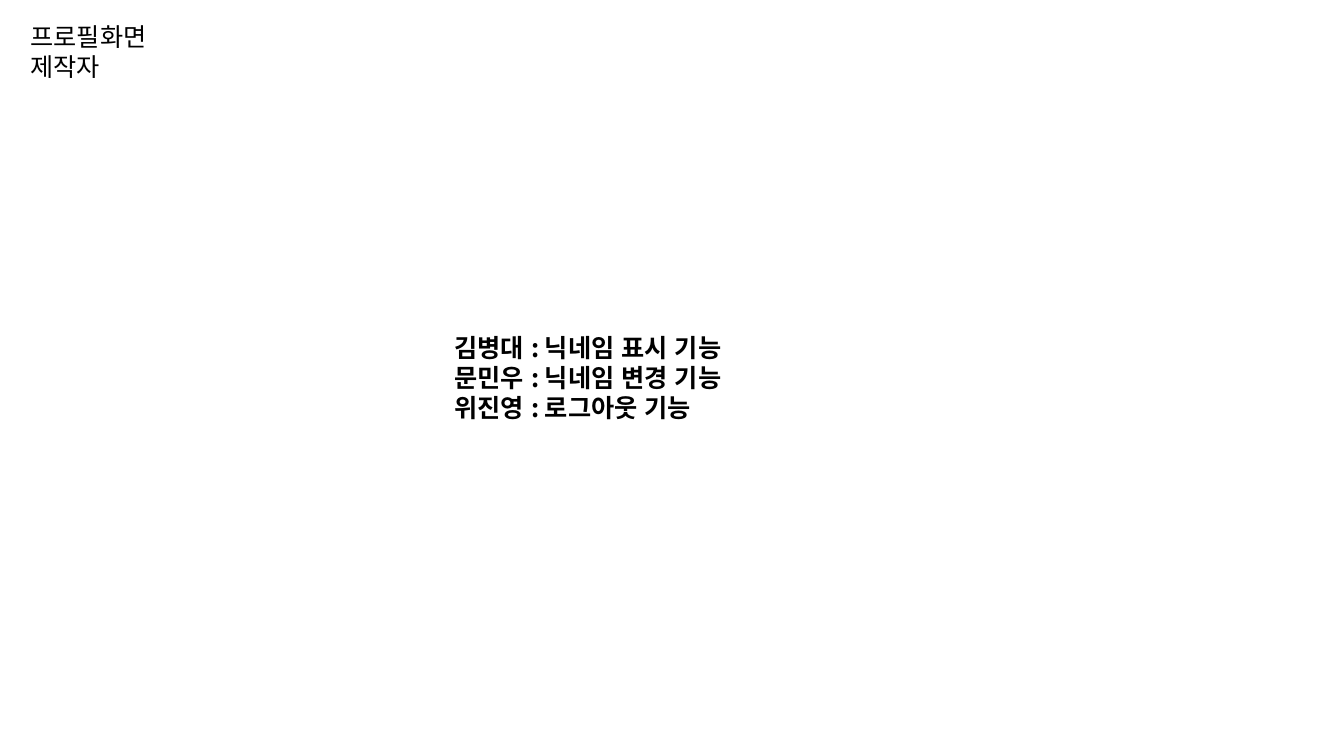
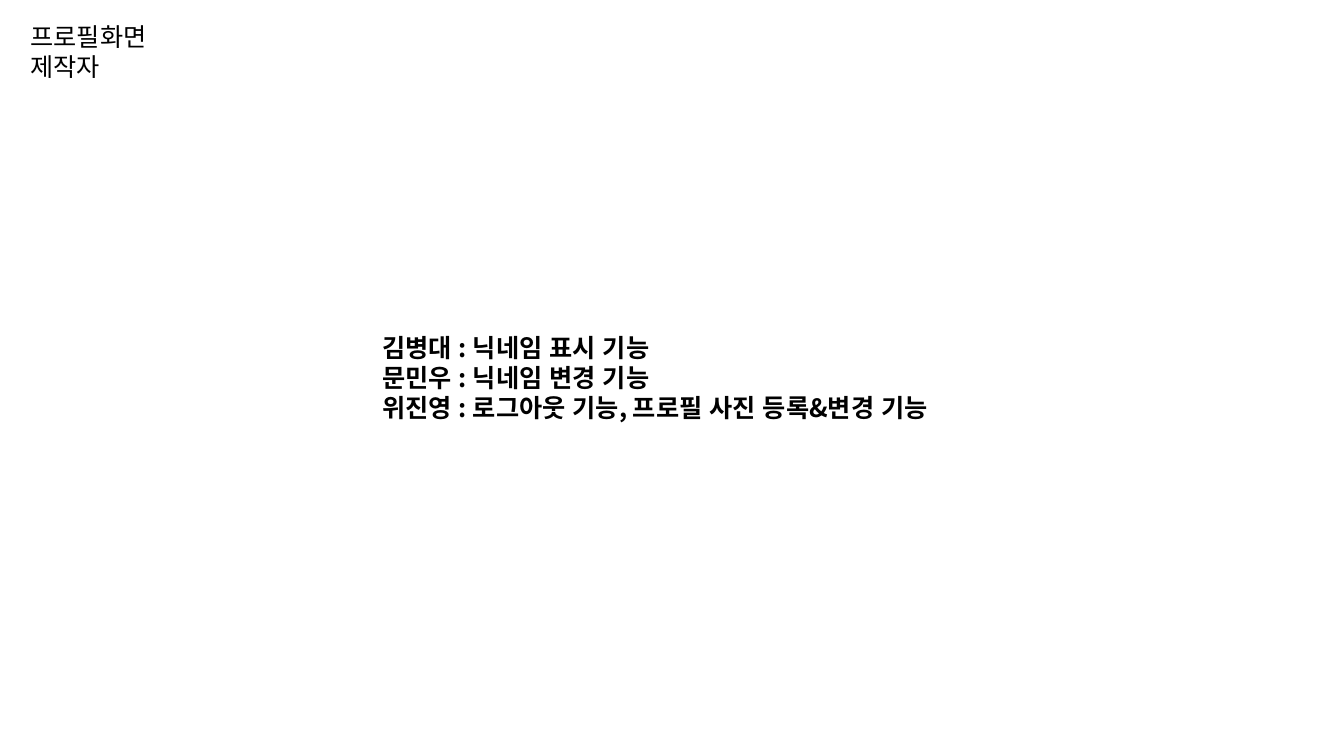
Before and after one commit to byungmeo/CockFit, a slide deck: slide 57 of Documents/4.제작보고서/제작보고서 자료.pptx. Drawn at 1344x756 pixels with LibreOffice and Linux fonts; fonts in the diff are those of the drawing. Boxes give left, top, right and bottom in pixels: in the first picture for what was removed or moved away, otherwise in the second. Text is boxed around its words. In the diff, an @@ line names an element or a change of style, - is before the commit and + after.

```diff
--- a/Documents/4.제작보고서/제작보고서 자료.pptx
+++ b/Documents/4.제작보고서/제작보고서 자료.pptx
@@ text "김병대 : 닉네임 표시 기능": place and size @@
-text "김병대 : 닉네임 표시 기능" at [454, 336, 721, 420]
+text "김병대 : 닉네임 표시 기능" at [382, 336, 927, 423]
@@ text at [382, 396, 927, 423]: text changed @@
-위진영 : 로그아웃 기능
+위진영 : 로그아웃 기능, 프로필 사진 등록&변경 기능
```
Also in this commit, not shown: 1 other file.
